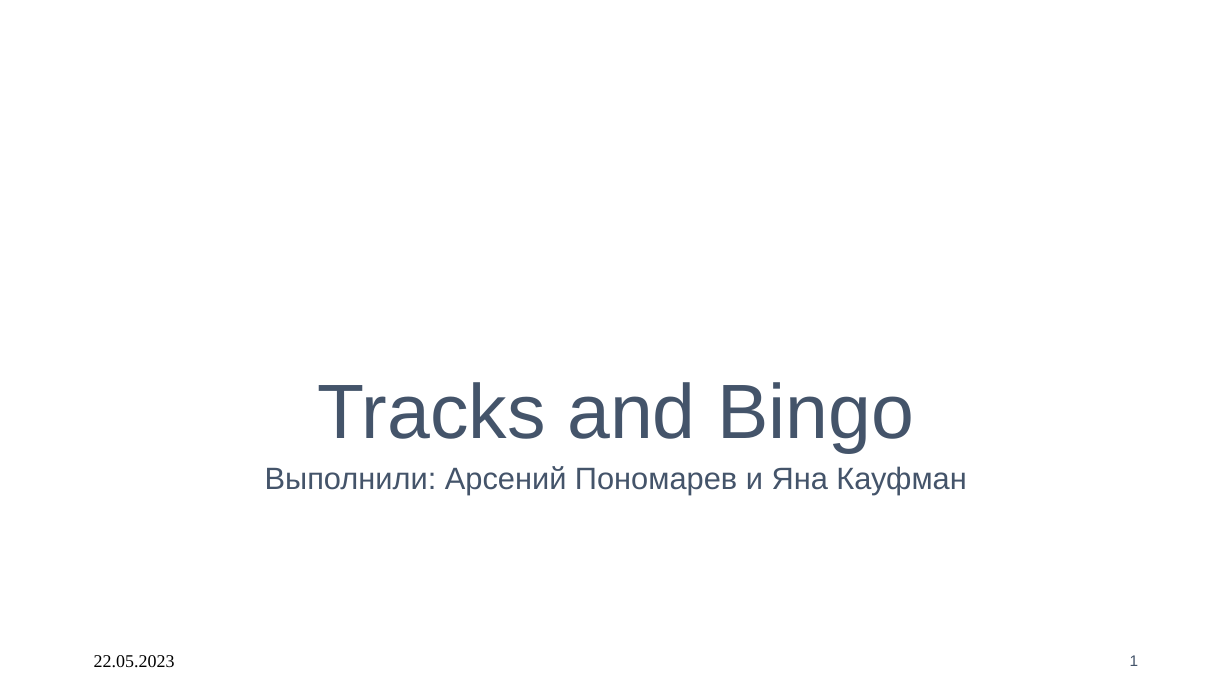
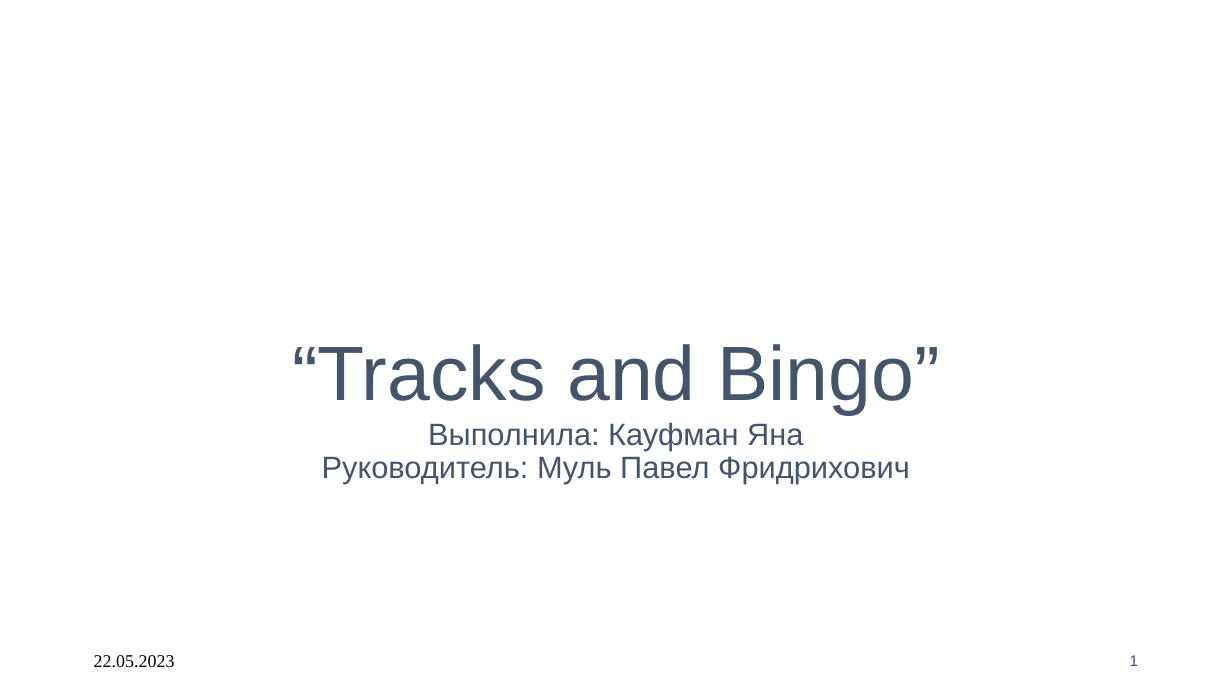
Before and after one commit to Vova-SH/SamsungGraduationWorks, a slide deck: slide 1 of 2023/Projects/Кауфман Яна и Пономарев Арсений/tracksandbingo.pptx. Drawn at 1232x693 pixels with LibreOffice and Linux fonts; fonts in the diff are those of the drawing; background and template pictures are left out. Boxes give left, top, right and bottom in pixels: in the first picture for what was removed or moved away, otherwise in the second. Text is boxed around its words. In the diff, an @@ line names an element or a change of style, - is before the commit and + after.

```diff
--- a/2023/Projects/Кауфман Яна и Пономарев Арсений/tracksandbingo.pptx
+++ b/2023/Projects/Кауфман Яна и Пономарев Арсений/tracksandbingo.pptx
@@ title at box(292, 344, 940, 415): text changed @@
-Tracks and Bingo
+“Tracks and Bingo”
@@ subtitle at box(322, 422, 910, 484): text changed @@
-Выполнили: Арсений Пономарев и Яна Кауфман
+Выполнила: Кауфман Яна
+Руководитель: Муль Павел Фридрихович
```
Also in this commit, not shown: 5 other slides changed, 4 slides added, 1 slide removed, 33 other files.
